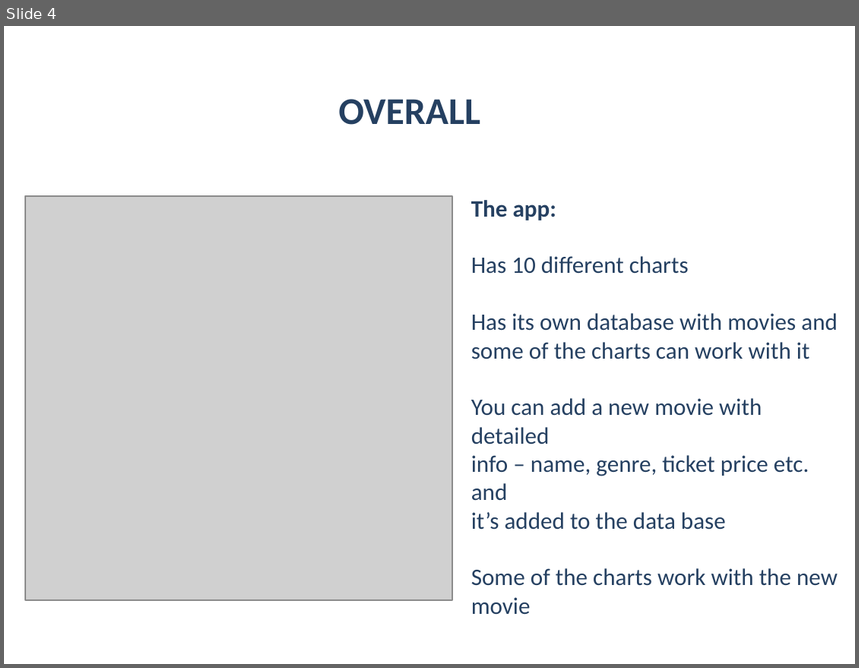
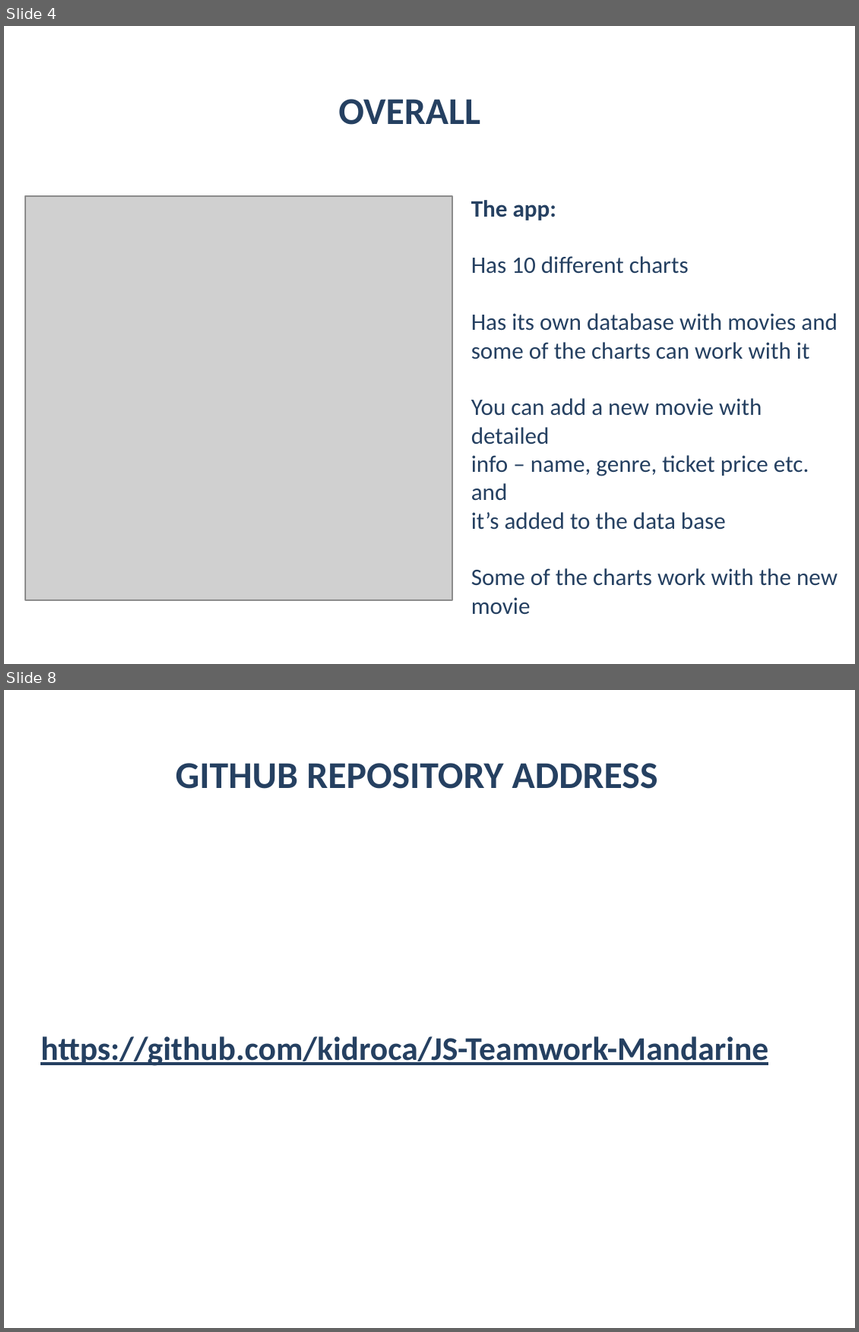
Before and after one commit to Acrelion/JS-Teamwork-Mandarine, a slide deck: Project Documentation/Presentation Mandarine.pptx. Shown one above the other, each under a label of ours: slide 4 before the commit, slides 4 and 8 after it; the slides between them are not shown. The pictures are 859x668 and 859x1332 pixels, drawn with LibreOffice and Linux fonts; fonts in the diff are those of the drawing; grey boxes stand for pictures; background and template pictures are left out. Boxes give left, top, right and bottom in pixels: in the first picture for what was removed or moved away, otherwise in the second. Text is boxed around its words. In the diff, an @@ line names an element or a change of style, - is before the commit and + after.

```diff
--- a/Project Documentation/Presentation Mandarine.pptx
+++ b/Project Documentation/Presentation Mandarine.pptx
@@ slide 8 added at [4,690,855,1328], background picture (left out) @@
@@ text added at [176,763,658,789], 32 pt, text #254061, bold @@
+GITHUB REPOSITORY ADDRESS
@@ text added at [40,1037,769,1066], 28 pt, text #254061, bold, underline @@
+https://github.com/kidroca/JS-Teamwork-Mandarine
```
Also in this commit, not shown: 1 slide changed, 2 other slides added, 3 slides removed.
